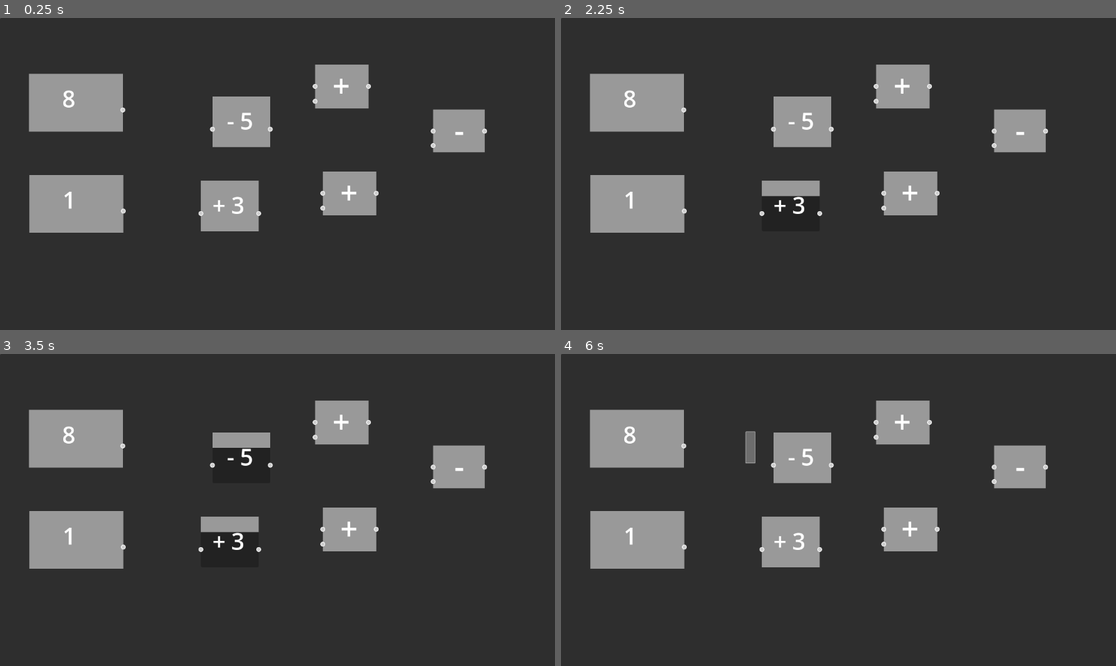
Above: before the commit, frames 1-4 (two rows, left to right).
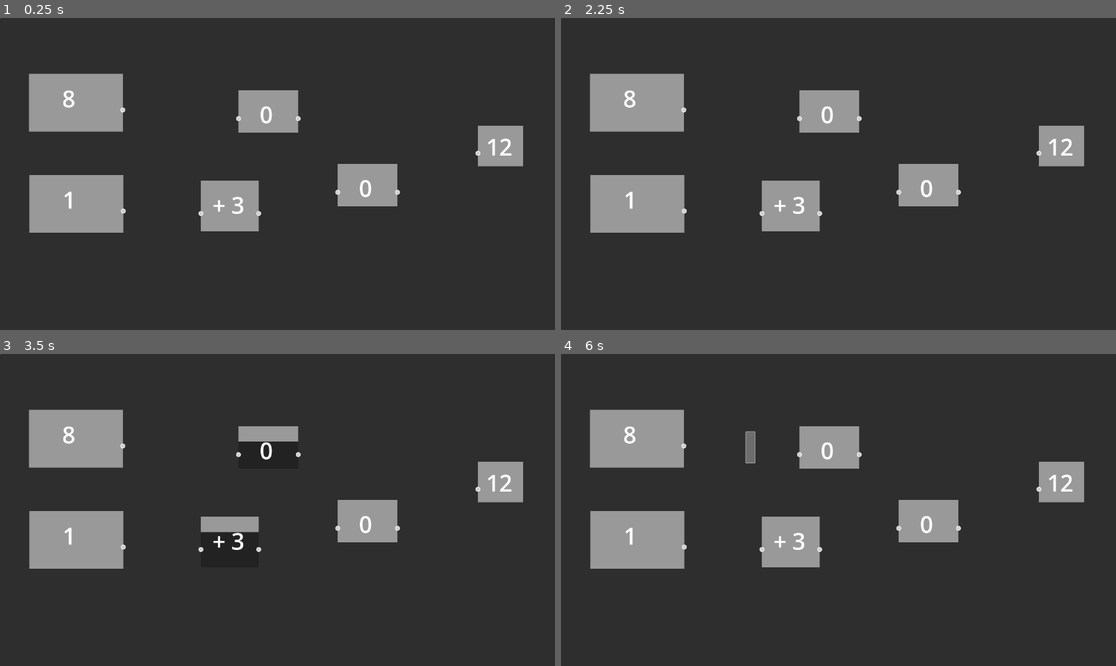
Above: after the commit, the same moments.

Repository: PorterHolliday/gamedev-jam-2026
Game: Godot game, scene res://game_root.tscn
Same seed, same stepped clock (60 frames per second), same inputs: the game is played once before the commit and once after it. The project has no main scene, so this scene is started directly.
Inputs (mouse positions are in pixels of both pictures, inside the frame that each line leads up to):
- Up to frame 1 (0.25 s): no input
- Up to frame 2 (2.25 s): tap Enter at 0.5 s; drag from (844, 180) to (894, 105) at 0.52 s; drag from (727, 189) to (810, 236) at 1.27 s; move the mouse to (894, 105) at 2.02 s; click (894, 105) at 2.17 s
- Up to frame 3 (3.5 s): tap Space at 2.75 s; drag from (249, 572) to (111, 463) at 2.77 s
- Up to frame 4 (6 s): move the mouse to (1005, 556) at 3.52 s; click (1005, 556) at 3.67 s; tap Enter at 4.25, 5.75 s; drag from (672, 463) to (755, 432) at 4.27 s; tap Space at 5 s; move the mouse to (866, 510) at 5.02 s; click (866, 510) at 5.17 s; drag from (755, 432) to (727, 525) at 5.77 s

The runs differ from the first frame. In frame 1, 7.0% of the frame differs, in the area x 37-95%, y 14-64%; in frame 2, 8.1%, in the area x 36-95%, y 14-69%; in frame 3, 5.9%; in frame 4, 7.0%.

Commit message:
Creates store value node. Creates catch to prevent loops between nodes.

Diff:
--- a/math-machine/Graph/Graph Edit/my_graph_edit.gd
+++ b/math-machine/Graph/Graph Edit/my_graph_edit.gd
@@ -30,9 +30,12 @@
 	var to_node: MyGraphNode = get_node(NodePath(to_node_name))
 
 	if to_node.is_input_connected(to_port): return
+	if _is_loop_created(from_node, to_node):
+		print('loop created')
+		return
 
 	connect_node(from_node_name, from_port, to_node_name, to_port)
-	to_node.add_input(to_port, from_node.output)
+	to_node.update_input(to_port, from_node.output)
 
 func _on_disconnection_request(from_node_name: StringName, from_port: int, to_node_name: StringName, to_port: int) -> void:
 	var from_node: MyGraphNode = get_node(NodePath(from_node_name))
@@ -40,6 +43,17 @@
 
 	disconnect_node(from_node_name, from_port, to_node_name, to_port)
 	to_node.remove_input(to_port)
+
+func _is_loop_created(search_for_node: MyGraphNode, next_node: MyGraphNode) -> bool:
+	if next_node == search_for_node: return true
+	if next_node is OutputNode: return false
+
+	var output_connections = get_connection_list_from_output_port(next_node.name, 0)
+	for connection in output_connections:
+		print(connection['node'])
+		if _is_loop_created(search_for_node, connection['node']): return true
+
+	return false
 
 func get_connection_list_from_output_port(node_name: StringName, port_idx: int) -> Array[Dictionary]:
 	var node_connections: Array[Dictionary] = get_connection_list_from_node(node_name)
--- a/math-machine/Graph/Graph Edit/my_graph_edit.tscn
+++ b/math-machine/Graph/Graph Edit/my_graph_edit.tscn
@@ -3,8 +3,8 @@
 [ext_resource type="Script" uid="uid://dtsxch84g6w4n" path="res://Graph/Graph Edit/my_graph_edit.gd" id="1_icph3"]
 [ext_resource type="PackedScene" uid="uid://br47r8iro60sk" path="res://Graph/Graph Nodes/Input Node/input_node.tscn" id="2_i1exf"]
 [ext_resource type="PackedScene" uid="uid://m2eaw868frt" path="res://Graph/Graph Nodes/Operation Nodes/Add Value Operation/add_value_operation.tscn" id="3_qud77"]
-[ext_resource type="PackedScene" uid="uid://bnyrfxxrx0v05" path="res://Graph/Graph Nodes/Operation Nodes/Sum Operation/sum_operation.tscn" id="4_3yicx"]
-[ext_resource type="PackedScene" uid="uid://ckfb4fdxos2u2" path="res://Graph/Graph Nodes/Operation Nodes/Subtract Operation/subtract_operation.tscn" id="5_ld6b7"]
+[ext_resource type="PackedScene" uid="uid://bvox10j6vx5vc" path="res://Graph/Graph Nodes/Output Node/output_node.tscn" id="6_k87is"]
+[ext_resource type="PackedScene" uid="uid://d2ws1f5s2rits" path="res://Graph/Graph Nodes/Operation Nodes/Store Value Node/store_value_node.tscn" id="7_n00en"]
 
 [node name="GraphEdit" type="GraphEdit" unique_id=1777296774]
 offset_right = 1174.0
@@ -41,16 +41,6 @@
 position_offset = Vector2(60, 116)
 value = 8
 
-[node name="AddValueOperation" parent="." unique_id=1740454549 instance=ExtResource("3_qud77")]
-layout_mode = 0
-offset_left = 441.0
-offset_top = 163.0
-offset_right = 561.0
-offset_bottom = 268.0
-mouse_filter = 1
-position_offset = Vector2(441, 163)
-value = -5
-
 [node name="AddValueOperation2" parent="." unique_id=1068578005 instance=ExtResource("3_qud77")]
 layout_mode = 0
 offset_left = 417.0
@@ -60,29 +50,30 @@
 mouse_filter = 1
 position_offset = Vector2(417, 338)
 
-[node name="SumOperation" parent="." unique_id=163396201 instance=ExtResource("4_3yicx")]
+[node name="OutputNode" parent="." unique_id=1426663194 instance=ExtResource("6_k87is")]
 layout_mode = 0
-offset_left = 654.0
-offset_top = 97.0
-offset_right = 765.0
-offset_bottom = 188.0
+offset_left = 992.0
+offset_top = 224.0
+offset_right = 1086.0
+offset_bottom = 308.0
 mouse_filter = 1
-position_offset = Vector2(654, 97)
+position_offset = Vector2(992, 224)
+value = 12
 
-[node name="SumOperation2" parent="." unique_id=1652143794 instance=ExtResource("4_3yicx")]
+[node name="StoreValueNode" parent="." unique_id=679965640 instance=ExtResource("7_n00en")]
 layout_mode = 0
-offset_left = 670.0
-offset_top = 319.0
-offset_right = 781.0
-offset_bottom = 410.0
+offset_left = 495.0
+offset_top = 150.0
+offset_right = 619.0
+offset_bottom = 238.0
 mouse_filter = 1
-position_offset = Vector2(670, 319)
+position_offset = Vector2(495, 150)
 
-[node name="SubtractOperation" parent="." unique_id=749474698 instance=ExtResource("5_ld6b7")]
+[node name="StoreValueNode2" parent="." unique_id=673947639 instance=ExtResource("7_n00en")]
 layout_mode = 0
-offset_left = 899.0
-offset_top = 190.0
-offset_right = 1006.0
-offset_bottom = 279.0
+offset_left = 701.0
+offset_top = 303.0
+offset_right = 825.0
+offset_bottom = 391.0
 mouse_filter = 1
-position_offset = Vector2(899, 190)
+position_offset = Vector2(701, 303)
--- /dev/null
+++ b/math-machine/Graph/Graph Nodes/Operation Nodes/Store Value Node/store_value_node.gd
@@ -0,0 +1,26 @@
+class_name StoreValueNode
+extends OperationNode
+
+var value: int = 0
+@onready var value_label: Label = %ValueLabel
+
+
+func _ready() -> void:
+	_input_count = 1
+	output = 0
+	super()
+
+func update_input(port_idx: int, new_value: int) -> void:
+	super(port_idx, new_value)
+	value = output
+	_update_value_label()
+
+func _calculate_output() -> int:
+	if _inputs[0] == NULL_VALUE: return output
+	return _inputs[0]
+
+func _update_value_label() -> void:
+	if value == NULL_VALUE:
+		value_label.text = ''
+	else:
+		value_label.text = str(value)
--- /dev/null
+++ b/math-machine/Graph/Graph Nodes/Operation Nodes/Store Value Node/store_value_node.tscn
@@ -0,0 +1,50 @@
+[gd_scene format=3 uid="uid://d2ws1f5s2rits"]
+
+[ext_resource type="Script" uid="uid://datgihye7yewp" path="res://Graph/Graph Nodes/Operation Nodes/Store Value Node/store_value_node.gd" id="1_ljnvh"]
+
+[sub_resource type="LabelSettings" id="LabelSettings_ljnvh"]
+font_size = 48
+
+[node name="StoreValueNode" type="GraphNode" unique_id=679965640 node_paths=PackedStringArray("_input_labels", "_output_label")]
+offset_right = 124.0
+offset_bottom = 88.0
+slot/0/left_enabled = true
+slot/0/left_type = 1
+slot/0/left_color = Color(1, 1, 1, 1)
+slot/0/left_icon = null
+slot/0/right_enabled = true
+slot/0/right_type = 1
+slot/0/right_color = Color(1, 1, 1, 1)
+slot/0/right_icon = null
+slot/0/draw_stylebox = true
+script = ExtResource("1_ljnvh")
+_input_labels = [NodePath("Control/InputLabel")]
+_output_label = NodePath("Control/OutputLabel")
+metadata/_custom_type_script = "uid://datgihye7yewp"
+
+[node name="Control" type="Control" parent="." unique_id=946010443]
+layout_mode = 2
+size_flags_vertical = 3
+mouse_filter = 1
+
+[node name="InputLabel" type="Label" parent="Control" unique_id=422515933]
+layout_mode = 0
+offset_right = 40.0
+offset_bottom = 23.0
+
+[node name="ValueLabel" type="Label" parent="Control" unique_id=636511997]
+unique_name_in_owner = true
+layout_mode = 0
+offset_top = -25.0
+offset_right = 115.0
+offset_bottom = 65.0
+text = "0"
+label_settings = SubResource("LabelSettings_ljnvh")
+horizontal_alignment = 1
+vertical_alignment = 1
+
+[node name="OutputLabel" type="Label" parent="Control" unique_id=311831919]
+layout_mode = 0
+offset_left = 120.0
+offset_right = 160.0
+offset_bottom = 23.0
--- a/math-machine/Graph/Graph Nodes/Operation Nodes/operation_node.gd
+++ b/math-machine/Graph/Graph Nodes/Operation Nodes/operation_node.gd
@@ -30,7 +30,7 @@
 		position_offset += event.relative / get_parent().zoom
 		get_viewport().set_input_as_handled()
 
-func add_input(port_idx: int, value: int) -> void:
+func update_input(port_idx: int, value: int) -> void:
 	super(port_idx, value)
 	_update_input_label(port_idx)
 
--- /dev/null
+++ b/math-machine/Graph/Graph Nodes/Output Node/output_node.gd
@@ -0,0 +1,32 @@
+@tool
+class_name OutputNode
+extends MyGraphNode
+
+signal received_valid_output
+
+@export var value: int = 1:
+	set(new_val):
+		value = new_val
+		if Engine.is_editor_hint():
+			_update_value_label()
+
+@onready var value_label: Label = %ValueLabel
+
+
+func _ready() -> void:
+	_inputs = [NULL_VALUE]
+	_update_value_label()
+
+func update_input(port_idx: int, value: int) -> void:
+	super(port_idx, value)
+	_check_if_satisfied()
+
+func _check_if_satisfied() -> void:
+	if _inputs[0] == value:
+		received_valid_output.emit()
+
+func _calculate_output() -> int:
+	return NULL_VALUE
+
+func _update_value_label() -> void:
+	value_label.text = str(value)
--- /dev/null
+++ b/math-machine/Graph/Graph Nodes/Output Node/output_node.tscn
@@ -0,0 +1,36 @@
+[gd_scene format=3 uid="uid://bvox10j6vx5vc"]
+
+[ext_resource type="Script" uid="uid://dbxj6me4ikcab" path="res://Graph/Graph Nodes/Output Node/output_node.gd" id="1_baoyu"]
+
+[sub_resource type="LabelSettings" id="LabelSettings_baoyu"]
+font_size = 48
+
+[node name="OutputNode" type="GraphNode" unique_id=1426663194]
+offset_right = 94.0
+offset_bottom = 84.0
+slot/0/left_enabled = true
+slot/0/left_type = 1
+slot/0/left_color = Color(1, 1, 1, 1)
+slot/0/left_icon = null
+slot/0/right_enabled = false
+slot/0/right_type = 0
+slot/0/right_color = Color(1, 1, 1, 1)
+slot/0/right_icon = null
+slot/0/draw_stylebox = true
+script = ExtResource("1_baoyu")
+metadata/_custom_type_script = "uid://dbxj6me4ikcab"
+
+[node name="Control" type="Control" parent="." unique_id=1491004729]
+layout_mode = 2
+size_flags_vertical = 3
+
+[node name="ValueLabel" type="Label" parent="Control" unique_id=1773080751]
+unique_name_in_owner = true
+layout_mode = 0
+offset_top = -25.0
+offset_right = 90.0
+offset_bottom = 51.0
+text = "1"
+label_settings = SubResource("LabelSettings_baoyu")
+horizontal_alignment = 1
+vertical_alignment = 1
--- a/math-machine/Graph/Graph Nodes/my_graph_node.gd
+++ b/math-machine/Graph/Graph Nodes/my_graph_node.gd
@@ -16,7 +16,7 @@
 	var slot_idx: int = get_input_port_slot(port_idx)
 	return _inputs[slot_idx] != NULL_VALUE
 
-func add_input(port_idx: int, value: int) -> void:
+func update_input(port_idx: int, value: int) -> void:
 	var slot_idx: int = get_input_port_slot(port_idx)
 	_inputs[slot_idx] = value
 	_update_output()
--- a/math-machine/draggable_component/draggable_component.gd
+++ /dev/null
@@ -1,25 +0,0 @@
-class_name DraggableComponent
-extends Button
-
-@onready var parent: Control = get_parent()
-var mouse_offset: Vector2 = Vector2.ZERO
-
-func _ready() -> void:
-	focus_mode = Control.FOCUS_CLICK
-	button_down.connect(_on_button_down)
-	button_up.connect(_on_button_up)
-
-func _process(_delta: float) -> void:
-	if not button_pressed: return
-
-	print(parent.global_position, ' | ', get_global_mouse_position(), ' | ', mouse_offset)
-	parent.position_offset = get_local_mouse_position() - mouse_offset
-	print(parent.global_position, ' | ', get_global_mouse_position(), ' | ', mouse_offset)
-
-func _on_button_down() -> void:
-	print('down')
-	mouse_offset = get_local_mouse_position() - parent.position_offset
-
-func _on_button_up() -> void:
-	print('up')
-	mouse_offset = Vector2.ZERO
--- a/math-machine/draggable_component/draggable_component.tscn
+++ /dev/null
@@ -1,8 +0,0 @@
-[gd_scene format=3 uid="uid://ba1vuqivhrxgk"]
-
-[ext_resource type="Script" uid="uid://dle66tua6n7n1" path="res://draggable_component/draggable_component.gd" id="1_l1j2i"]
-
-[node name="DraggableComponent" type="Button" unique_id=2105944728]
-action_mode = 0
-keep_pressed_outside = true
-script = ExtResource("1_l1j2i")
Not shown, added: math-machine/Graph/Graph Nodes/Operation Nodes/Store Value Node/store_value_node.gd.uid
Not shown, added: math-machine/Graph/Graph Nodes/Output Node/output_node.gd.uid
Not shown, removed: math-machine/draggable_component/draggable_component.gd.uid
